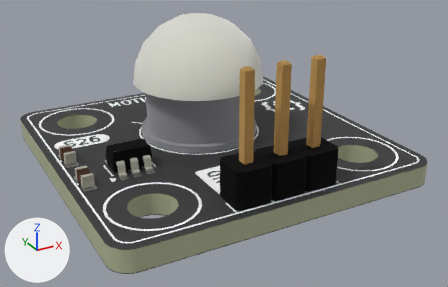
The glTF model assets/img/kit/s26.glb, before and after one commit.
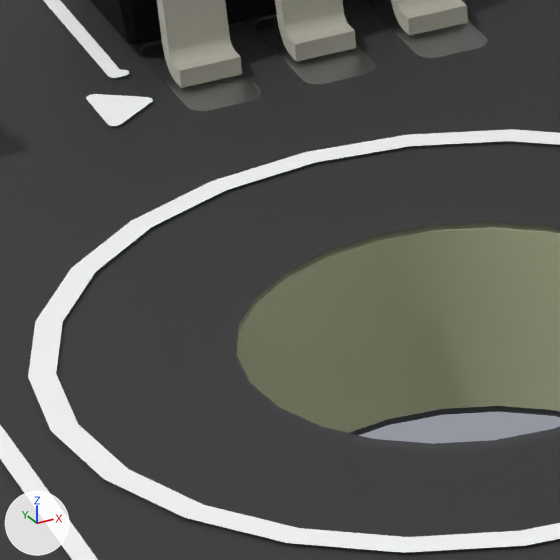
The first picture shows the older version from a camera (50 mm lens) standing at (0.0916, -0.1516, 0.0205) and looking at (0.1125, -0.1137, 0.0015). The close-ups show the older and then the newer version on the part from 22% to 37% of the width and 58% to 81% of the height of that picture. Only the edits that show in the close-ups are written down. The lights are fixed; the arrows at lower left show +X, +Y and +Z. Where no turn or scale is listed for an object, it has been applied to the vertices. Vertices at exactly the same position are counted once.

The older version as bpy lines, for what is in view:
```python
me_pir_pad = bpy.data.meshes.new('pir_pad')
me_pir_pad.from_pydata(...)  # 1784 vertices, 4108 faces; spans x 0.1008..0.11539, y -0.12285..-0.1098, z -0.00004..0.00155
me_pir_pad.materials.append(mat_mat_10)  # grey #bcbcbc
me_pir_silkscreen = bpy.data.meshes.new('pir_silkscreen')
me_pir_silkscreen.from_pydata(...)  # 1919 vertices, 1903 faces; spans x 0.1005..0.1235, y -0.1235..-0.1005, z 0.0016
me_pir_silkscreen.materials.append(mat_mat_11)  # white #fbfbfb
me_pir_soldermask = bpy.data.meshes.new('pir_soldermask')
me_pir_soldermask.from_pydata(...)  # 488 vertices, 524 faces; spans x 0.1..0.124, y -0.124..-0.1, z 0.0016
me_pir_soldermask.materials.append(mat_mat_13)  # dark grey #343437
ob_0_1_1_6 = bpy.data.objects.new('=>[0:1:1:6]', me_pir_pad)
ob_0_1_1_6.location = (0.0, 0.0, 0.0)
ob_0_1_1_7 = bpy.data.objects.new('=>[0:1:1:7]', me_pir_silkscreen)
ob_0_1_1_7.location = (0.0, 0.0, 0.0)
ob_0_1_1_9 = bpy.data.objects.new('=>[0:1:1:9]', me_pir_soldermask)
ob_0_1_1_9.location = (0.0, 0.0, 0.0)
# also in view: '=>[0:1:1:10]' at (0.112, -0.112, 0.0); '=>[0:1:1:11]' at (0.112, -0.112, 0.0008); 'U2' at (0.1047, -0.1141, 0.0024)
```
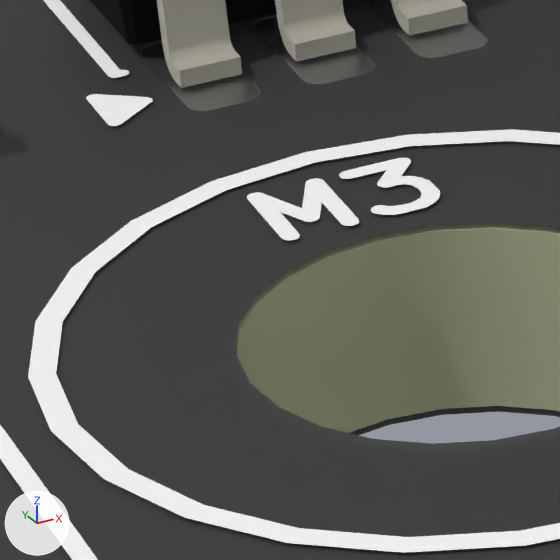
Changed parts and their boxes [x1, y1, x2, y2] in the close-ups (560 x 560 px):
part 1 of me_pir_silkscreen, added: after [339, 157, 440, 215]
part 2 of me_pir_silkscreen, added: after [247, 178, 359, 240]

What the commit changed:
me_pir_silkscreen is used by ob_0_1_1_7; location (0.0, 0.0, 0.0).
me_pir_silkscreen had 1919 vertices, 1903 faces and spanned x 0.1005..0.1235, y -0.1235..-0.1005, z 0.0016.
me_pir_silkscreen now has 2479 vertices, 2447 faces and spans x 0.1005..0.1235, y -0.1235..-0.1005, z 0.0016.
me_pir_silkscreen part 1: a new loose piece of 75 vertices spanning x 0.1041..0.1047, y -0.1182..-0.1174, z 0.0016, in mat_mat_11 (white #fbfbfb).
me_pir_silkscreen part 2: a new loose piece of 65 vertices spanning x 0.1033..0.104, y -0.1182..-0.1174, z 0.0016, in mat_mat_11 (white #fbfbfb).
Other edits to the shape of me_pir_silkscreen do not show in these pictures.
